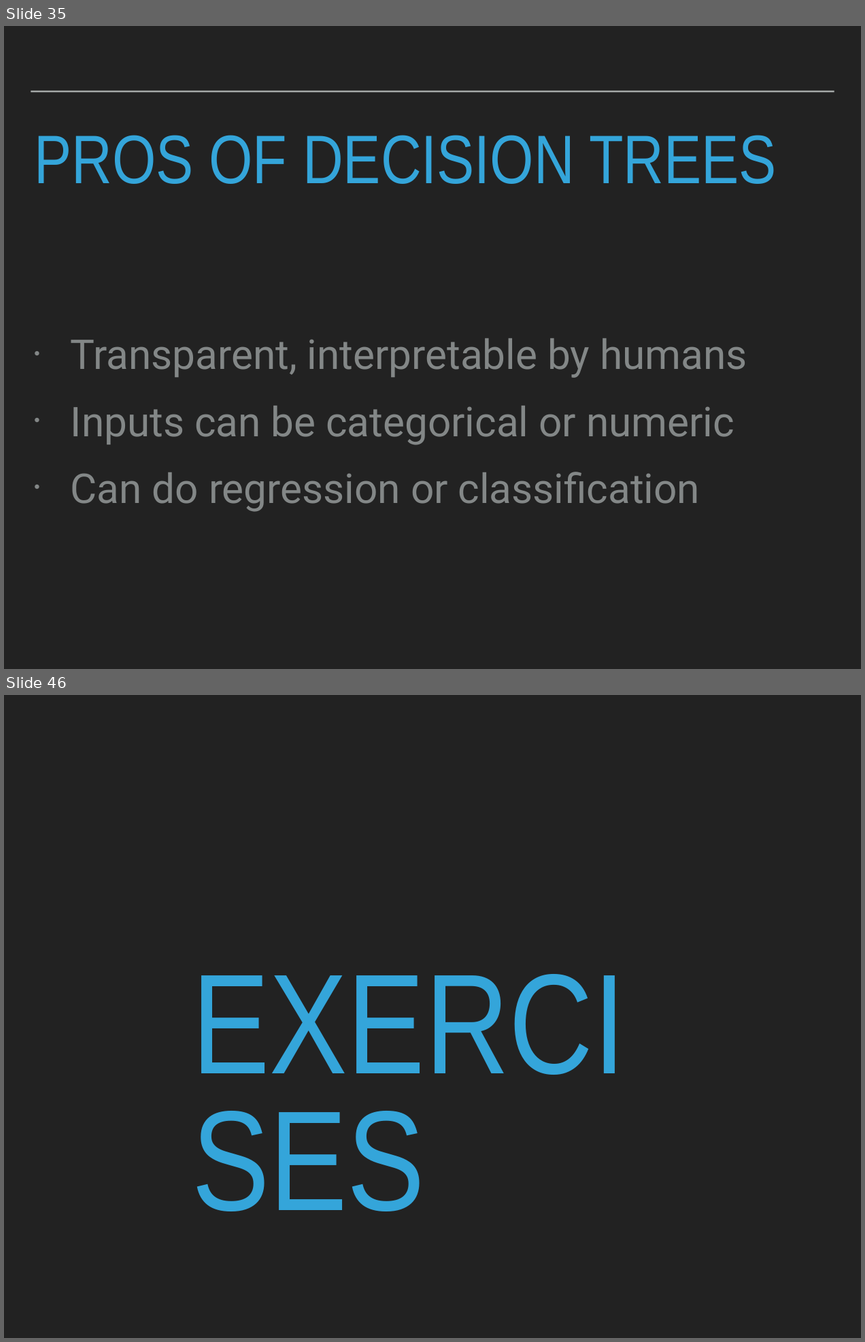
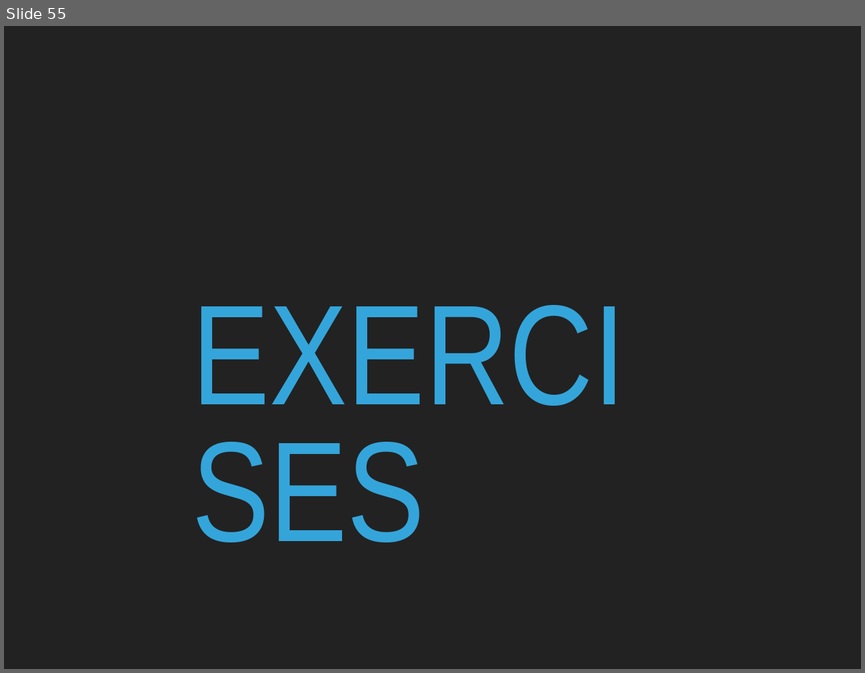
Before and after one commit to patricks1/noble-machine-learning, a slide deck: Session5/Session5_Slides.pptx. Shown one above the other, each under a label of ours: slides 35 and 46 before the commit, slide 55 after it; the slides between them are not shown. The pictures are 865x1342 and 865x673 pixels, drawn with LibreOffice and Linux fonts; fonts in the diff are those of the drawing. Boxes give left, top, right and bottom in pixels: in the first picture for what was removed or moved away, otherwise in the second. Text is boxed around its words. In the diff, an @@ line names an element or a change of style, - is before the commit and + after.

```diff
--- a/Session5/Session5_Slides.pptx
+++ b/Session5/Session5_Slides.pptx
@@ slide 35 removed at (x1=4, y1=26, x2=861, y2=669), background #222222 @@
@@ line removed from (31, 92) to (834, 92) @@
@@ title removed at (x1=34, y1=135, x2=776, y2=184) @@
-PROS OF DECISION TREES
@@ text removed at (x1=71, y1=338, x2=747, y2=512) @@
-• Transparent, interpretable by humans
-• Inputs can be categorical or numeric
-• Can do regression or classification
@@ what was slide 46 is now slide 55 @@
```
Also in this commit, not shown: 1 slide changed, 52 slides added, 42 other slides removed, 8 other files.
